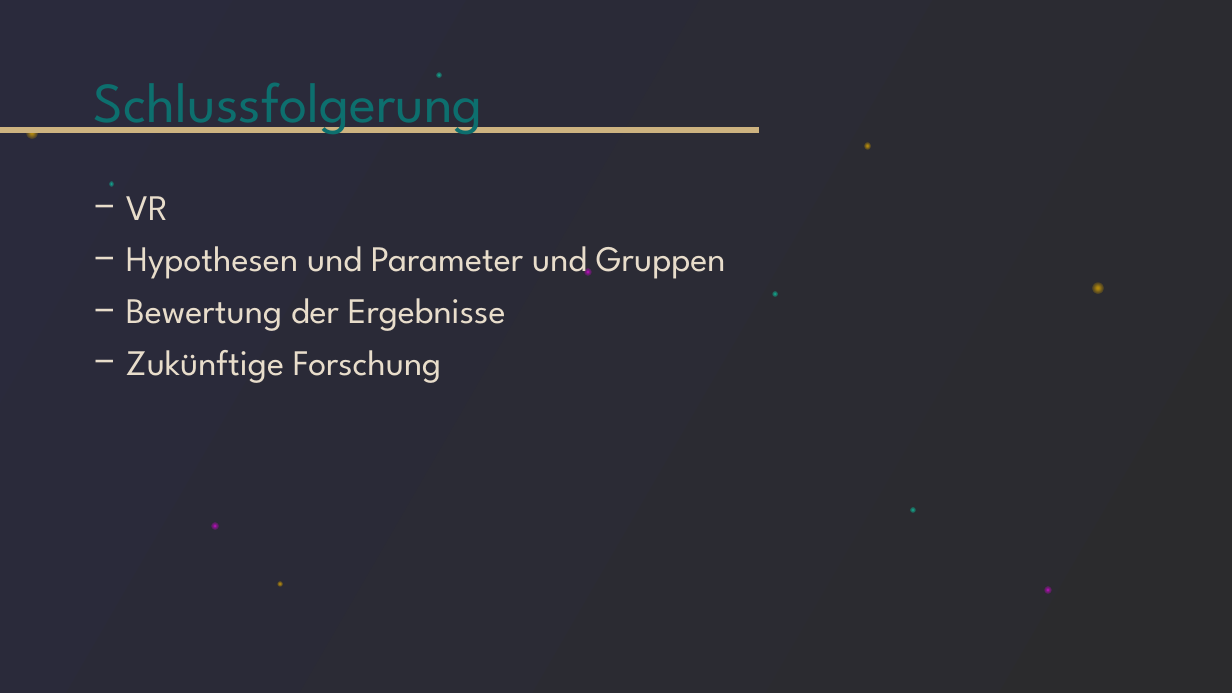
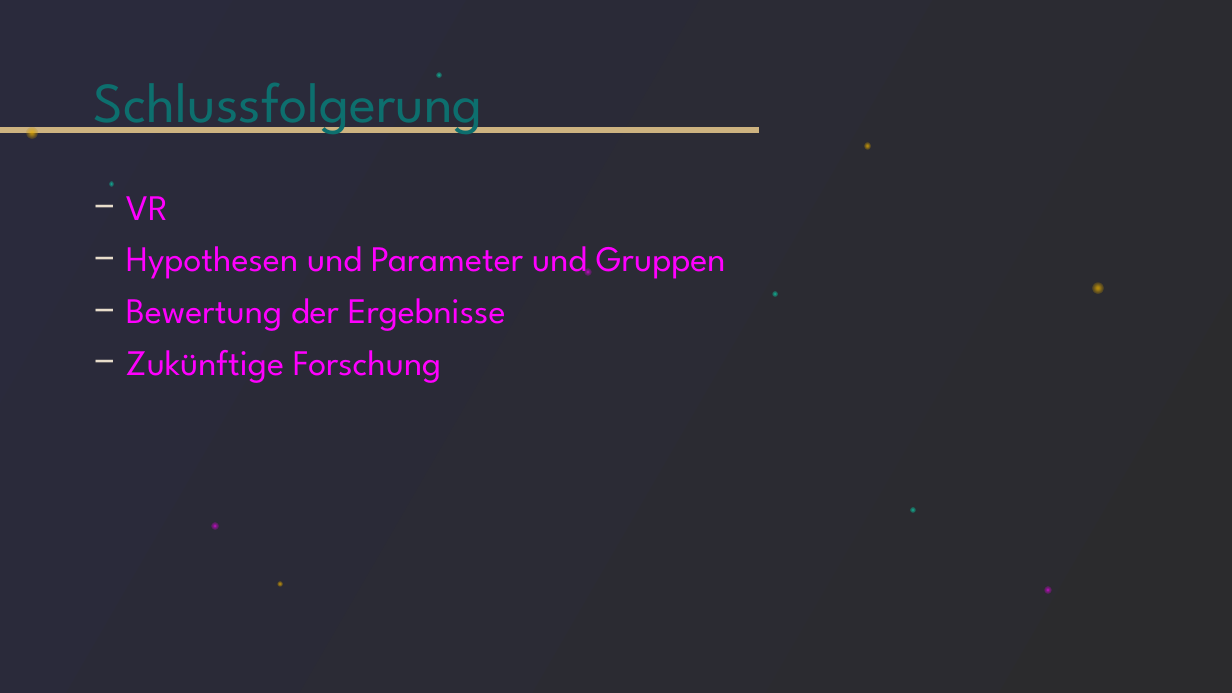
Before and after one commit to tlahmann/mci-af, a slide deck: slide 26 of presentation/Resync Studie.pptx. Drawn at 1232x693 pixels with LibreOffice and Linux fonts; fonts in the diff are those of the drawing. Boxes give left, top, right and bottom in pixels: in the first picture for what was removed or moved away, otherwise in the second. Text is boxed around its words. In the diff, an @@ line names an element or a change of style, - is before the commit and + after.

Commit message:
Fiddle with styling

```diff
--- a/presentation/Resync Studie.pptx
+++ b/presentation/Resync Studie.pptx
@@ text "VR" at (126,196,726,383): text colour #E8DDCB to #FF00FF @@
```
Also in this commit, not shown: 15 other slides changed.
